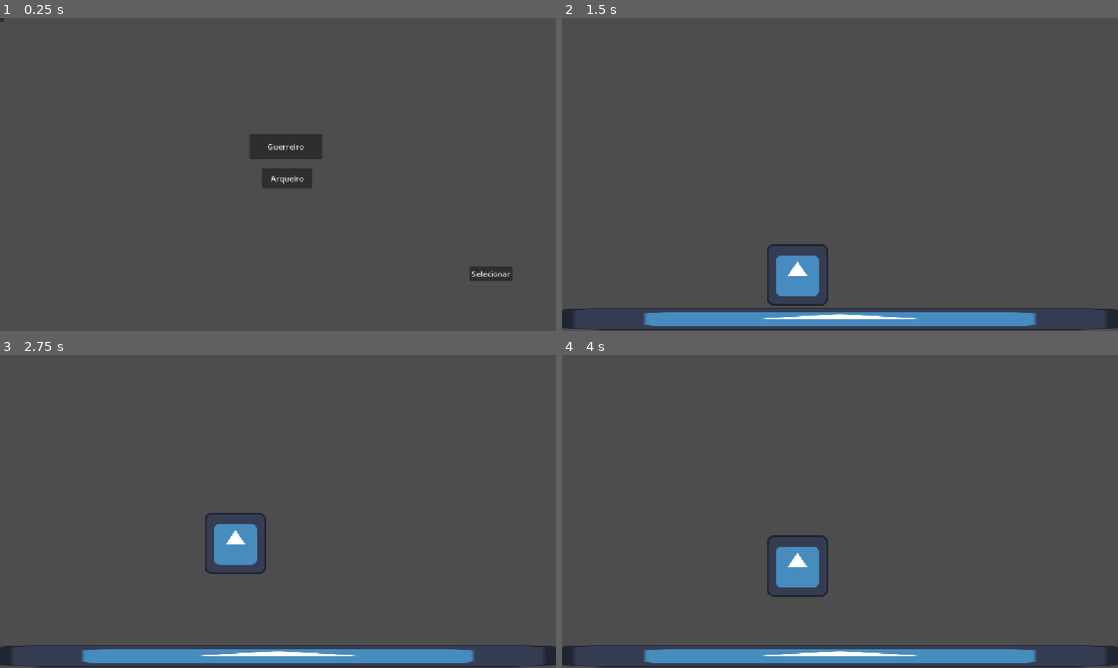
Above: before the commit, frames 1-4 (two rows, left to right).
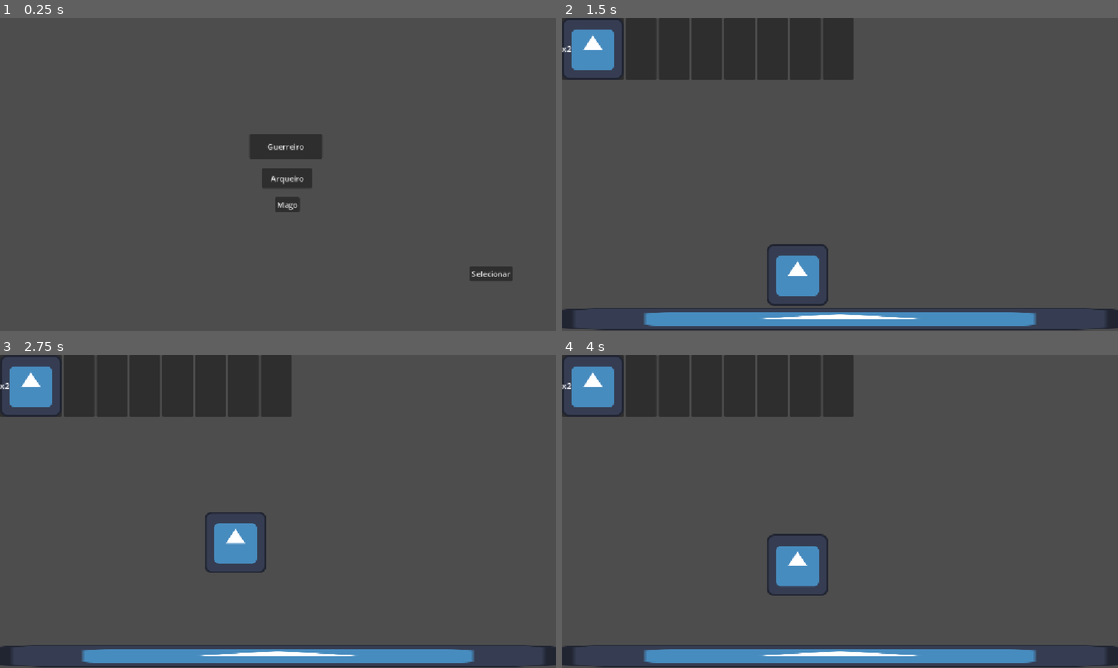
Above: after the commit, the same moments.

Repository: Braian-jm/O-mundo-magico
Game: Godot game, scene res://Player/class_select.tscn
Same seed, same stepped clock (60 frames per second), same inputs: the game is played once before the commit and once after it. The engine's default icon, where the game draws it, is replaced by a stand-in: a white triangle on a blue panel in a dark square.
Inputs:
- Up to frame 1 (0.25 s): no input
- Up to frame 2 (1.5 s): click "Guerreiro" at 0.5 s; click "Selecionar" at 1.25 s
- Up to frame 3 (2.75 s): tap Enter (ui_accept) at 2, 2.27 s; tap A (A) at 2.1 s; tap D (D) at 2.3 s
- Up to frame 4 (4 s): tap D (D) at 2.85, 3.8 s; tap Enter (ui_accept) at 3.02 s; tap A (A) at 3.05, 3.6 s

The runs differ from the first frame. In frame 1, 0.2% of the frame differs, in the area x 0-54%, y 0-62%; in frame 2, 8.8%; in frame 3, 9.0%; in frame 4, 9.1%, in the area x 0-53%, y 0-78%.
Error before the commit: Invalid access to property or key 'max_health' on a base object of type 'Nil'. (res://Player/player.gd:22)

Commit message:
Segundo commit

Diff:
--- /dev/null
+++ b/HUD/hotbar.gd
@@ -0,0 +1,33 @@
+extends Control
+
+# preload carrega a cena do slot em tempo de compilação (uma vez só),
+# pra podermos instanciar (criar cópias) dela quantas vezes quisermos depois.
+const SlotCena = preload("res://HUD/slot.tscn") # ajuste o caminho conforme onde você salvou
+
+@onready var slots_container: HBoxContainer = $SlotsContainer
+
+# Array pra guardar as referências dos slots visuais já criados.
+var slots_visuais: Array = []
+
+func _ready() -> void:
+	criar_slots_visuais()
+
+	# Conecta nossa função "atualizar_visual" ao sinal do Inventario.
+	# Isso significa: toda vez que Inventario.inventario_alterado.emit() rodar,
+	# a função atualizar_visual() abaixo é chamada automaticamente.
+	Inventario.inventario_alterado.connect(atualizar_visual)
+
+	atualizar_visual() # desenha o estado inicial (provavelmente tudo vazio)
+
+func criar_slots_visuais() -> void:
+	for i in range(Inventario.NUMERO_DE_SLOTS):
+		var novo_slot = SlotCena.instantiate() # cria uma cópia da cena slot.tscn
+		slots_container.add_child(novo_slot) # adiciona como filho do HBoxContainer
+		slots_visuais.append(novo_slot)
+
+func atualizar_visual() -> void:
+	for i in range(slots_visuais.size()):
+		if i < Inventario.slots.size() and not Inventario.slots[i].is_empty():
+			slots_visuais[i].definir_item(Inventario.slots[i])
+		else:
+			slots_visuais[i].limpar()
--- /dev/null
+++ b/HUD/hotbar.tscn
@@ -0,0 +1,16 @@
+[gd_scene format=3 uid="uid://bprscp3aujbxo"]
+
+[ext_resource type="Script" uid="uid://c44dhihorhq00" path="res://HUD/hotbar.gd" id="1_r24te"]
+
+[node name="hotbar" type="Control" unique_id=1141191427]
+layout_mode = 3
+anchors_preset = 10
+anchor_right = 1.0
+grow_horizontal = 2
+size_flags_vertical = 0
+script = ExtResource("1_r24te")
+
+[node name="SlotsContainer" type="HBoxContainer" parent="." unique_id=2063607017]
+layout_mode = 0
+offset_right = 40.0
+offset_bottom = 40.0
--- /dev/null
+++ b/HUD/inventario.gd
@@ -0,0 +1,51 @@
+extends Node
+
+# Quantos slots a hotbar tem. Ajuste esse número como quiser.
+const NUMERO_DE_SLOTS = 8
+
+# Array de Dictionaries. Cada posição representa um slot.
+# Um slot vazio é representado por um Dictionary vazio {}.
+var slots: Array = []
+
+func _ready() -> void:
+	# Preenche o array com slots vazios na inicialização do jogo.
+	for i in range(NUMERO_DE_SLOTS):
+		slots.append({})
+
+	# "emit_signal" ou o "emit" abaixo avisa qualquer interessado (a UI, por exemplo)
+	# que o inventário mudou, sem o Inventario precisar saber quem está ouvindo.
+	# Isso é chamado de "signal" (sinal) — um jeito de comunicação desacoplada no Godot.
+
+# Sinal customizado: outros scripts podem "escutar" quando o inventário muda.
+signal inventario_alterado
+
+func adicionar_item(item: Dictionary) -> bool:
+	# Primeiro, tenta empilhar em um slot que já tem o mesmo item (stack).
+	for i in range(slots.size()):
+		if not slots[i].is_empty() and slots[i].get("nome") == item.get("nome"):
+			slots[i]["quantidade"] += item.get("quantidade", 1)
+			inventario_alterado.emit()
+			return true
+
+	# Se não achou pra empilhar, procura um slot vazio.
+	for i in range(slots.size()):
+		if slots[i].is_empty():
+			slots[i] = item.duplicate() # duplicate() evita que dois slots referenciem o mesmo Dictionary
+			inventario_alterado.emit()
+			return true
+
+	# Não tinha espaço nenhum.
+	print("Inventário cheio!")
+	return false
+
+func remover_item(index: int, quantidade: int = 1) -> void:
+	if index < 0 or index >= slots.size():
+		return
+	if slots[index].is_empty():
+		return
+
+	slots[index]["quantidade"] -= quantidade
+	if slots[index]["quantidade"] <= 0:
+		slots[index] = {} # esvazia o slot
+
+	inventario_alterado.emit()
--- /dev/null
+++ b/HUD/slot.tscn
@@ -0,0 +1,14 @@
+[gd_scene format=3 uid="uid://ckl0nsc1pv8sk"]
+
+[ext_resource type="Script" uid="uid://couu6kejwqkwi" path="res://HUD/slot_inventario.gd" id="1_c24ra"]
+
+[node name="slot" type="PanelContainer" unique_id=1376219901]
+custom_minimum_size = Vector2(64, 64)
+script = ExtResource("1_c24ra")
+
+[node name="icone" type="TextureRect" parent="." unique_id=1032880099]
+layout_mode = 2
+stretch_mode = 5
+
+[node name="amount" type="Label" parent="." unique_id=1059036566]
+layout_mode = 2
--- /dev/null
+++ b/HUD/slot_inventario.gd
@@ -0,0 +1,32 @@
+extends PanelContainer
+
+# @onready busca o nó assim que esse Slot entra na árvore de cena.
+# O caminho "$Icone" significa "meu filho direto chamado Icone".
+@onready var icone: TextureRect = $icone
+@onready var quantidade_label: Label = $amount
+
+# Guarda os dados do item que este slot está mostrando atualmente.
+# Um Dictionary vazio {} representa "slot vazio".
+var item_atual: Dictionary = {}
+
+func definir_item(item: Dictionary) -> void:
+	item_atual = item
+	# "textura" e "quantidade" são chaves que vamos definir no Dictionary do item.
+	icone.texture = item.get("textura", null)
+	var qtd = item.get("quantidade", 1)
+
+	# Só mostra o número se for maior que 1 (item único não precisa de "x1")
+	if qtd > 1:
+		quantidade_label.text = "x" + str(qtd)
+		quantidade_label.visible = true
+	else:
+		quantidade_label.visible = false
+
+	# Deixa o slot visível (caso estivesse "apagado" de um limpar() anterior)
+	icone.visible = true
+
+func limpar() -> void:
+	item_atual = {}
+	icone.texture = null
+	icone.visible = false
+	quantidade_label.visible = false
--- a/Mundo/mundo_teste.tscn
+++ b/Mundo/mundo_teste.tscn
@@ -2,6 +2,7 @@
 
 [ext_resource type="PackedScene" uid="uid://bsmbvnqayioel" path="res://Player/player.tscn" id="1_6umjo"]
 [ext_resource type="Texture2D" uid="uid://cxmf8ru6n1y7x" path="res://icon.svg" id="2_ejjm0"]
+[ext_resource type="PackedScene" uid="uid://bprscp3aujbxo" path="res://HUD/hotbar.tscn" id="3_ejjm0"]
 
 [sub_resource type="RectangleShape2D" id="RectangleShape2D_bhunq"]
 size = Vector2(1166, 51)
@@ -23,7 +24,11 @@
 position = Vector2(-7, 8.5)
 shape = SubResource("RectangleShape2D_bhunq")
 
-[node name="hud" type="Control" parent="." unique_id=1291239765]
+[node name="CanvasLayer" type="CanvasLayer" parent="." unique_id=1442142460]
+
+[node name="hotbar" parent="CanvasLayer" unique_id=1141191427 instance=ExtResource("3_ejjm0")]
+
+[node name="hud" type="Control" parent="CanvasLayer" unique_id=1291239765]
 layout_mode = 3
 anchors_preset = 0
 offset_right = 40.0
--- a/Player/class_select.gd
+++ b/Player/class_select.gd
@@ -6,17 +6,17 @@
 
 
 
-func _on_button_pressed(bt) -> void:
+func _on_button_pressed() -> void:
 	classe_escolhendo = Classes.guerreiro()
 
 func _on_arqueiro_pressed() -> void:
 	classe_escolhendo = Classes.arqueiro()
 
 func _on_select_pressed() -> void:
+	if classe_escolhendo == null:
+		return
 	Classes.selected_class = classe_escolhendo
 	get_tree().change_scene_to_file("res://Mundo/mundo_teste.tscn")
 
-
-
 func _on_mago_pressed() -> void:
 	classe_escolhendo = Classes.mago()
--- a/Player/class_select.tscn
+++ b/Player/class_select.tscn
@@ -24,8 +24,6 @@
 offset_bottom = 9.471985
 grow_horizontal = 2
 grow_vertical = 2
-theme_override_colors/icon_pressed_color = Color(1, 1, 0.24313726, 1)
-theme_override_colors/icon_hover_color = Color(1, 0.15686275, 1, 1)
 text = "Guerreiro"
 
 [node name="arqueiro" type="Button" parent="." unique_id=1991485775]
@@ -56,9 +54,12 @@
 
 [node name="mago" type="Button" parent="." unique_id=1654240081]
 layout_mode = 0
-offset_right = 8.0
-offset_bottom = 8.0
+offset_left = 570.0
+offset_top = 371.0
+offset_right = 621.0
+offset_bottom = 402.0
 theme_override_colors/icon_pressed_color = Color(0.9764706, 0.84313726, 0, 1)
+text = "Mago"
 
 [connection signal="pressed" from="guerreiro" to="." method="_on_button_pressed"]
 [connection signal="pressed" from="arqueiro" to="." method="_on_arqueiro_pressed"]
--- a/Player/player.gd
+++ b/Player/player.gd
@@ -2,15 +2,27 @@
 @export var gravity:float;
 @export var SPEED = 200;
 var max_health;
+var vida_atual;
 var max_mana;
 var dano;
 var classe_atual:CharacterClass
 func _ready() -> void:
 	aplly_class(Classes.selected_class)
+	Inventario.adicionar_item({
+		"nome": "life_pot",
+		"quantidade": 2,
+		"textura": preload("res://icon.svg"),
+		"efeito": "curar",
+		"forca": 30
+	})
 func _input(event: InputEvent) -> void:
+	vida_atual = max_health
 	if Input.is_action_just_pressed("ui_accept") and is_on_floor():
 		velocity.y = -300;
 		print(velocity)
+	for i in range(8):
+		if Input.is_action_just_pressed("hotbar_" + str(i + 1)):
+			usar_item_da_hotbar(i)
 func _physics_process(delta: float) -> void:
 	var direcao = Input.get_axis("A","D");
 	velocity.x = direcao * SPEED
@@ -23,3 +35,18 @@
 	max_mana = data.max_mana
 	dano = data.strength
 	SPEED = data.speed
+	print(SPEED)
+func usar_item_da_hotbar(indice: int) -> void:
+	if indice < 0 or indice >= Inventario.slots.size():
+		return
+	var item = Inventario.slots[indice]
+	if item.is_empty():
+		return
+
+	usar_item(item) # faltava isso
+	Inventario.remover_item(indice, 1) # consome uma unidade do item (opcional, mas provavelmente você quer isso)
+func usar_item(item: Dictionary):
+	match item.get("efeito", ""):
+		"curar":
+			vida_atual += item.get("forca", 0)
+			print(vida_atual)
--- a/Player/player.tscn
+++ b/Player/player.tscn
@@ -15,5 +15,5 @@
 texture = ExtResource("2_btcbx")
 
 [node name="CollisionShape2D" type="CollisionShape2D" parent="." unique_id=1332938676]
-position = Vector2(0, -3)
+position = Vector2(0, -1)
 shape = SubResource("RectangleShape2D_bhunq")
--- a/project.godot
+++ b/project.godot
@@ -14,6 +14,10 @@
 run/main_scene="uid://c4xaygh362qks"
 config/features=PackedStringArray("4.7", "Forward Plus")
 config/icon="res://icon.svg"
+
+[autoload]
+
+Inventario="*uid://dqmy0fp58rj8h"
 
 [display]
 
@@ -32,6 +36,46 @@
 "events": [Object(InputEventKey,"resource_local_to_scene":false,"resource_name":"","device":16,"window_id":0,"alt_press …(190 unchanged characters)…
 ]
 }
+hotbar_1={
+"deadzone": 0.2,
+"events": [Object(InputEventKey,"resource_local_to_scene":false,"resource_name":"","device":16,"window_id":0,"alt_pressed":false,"shift_pressed":false,"ctrl_pressed":false,"meta_pressed":false,"pressed":false,"keycode":0,"physical_keycode":49,"key_label":0,"unicode":0,"location":0,"echo":false,"script":null)
+]
+}
+hotbar_2={
+"deadzone": 0.2,
+"events": [Object(InputEventKey,"resource_local_to_scene":false,"resource_name":"","device":-1,"window_id":0,"alt_pressed":false,"shift_pressed":false,"ctrl_pressed":false,"meta_pressed":false,"pressed":false,"keycode":0,"physical_keycode":50,"key_label":0,"unicode":50,"location":0,"echo":false,"script":null)
+]
+}
+hotbar_3={
+"deadzone": 0.2,
+"events": [Object(InputEventKey,"resource_local_to_scene":false,"resource_name":"","device":-1,"window_id":0,"alt_pressed":false,"shift_pressed":false,"ctrl_pressed":false,"meta_pressed":false,"pressed":false,"keycode":0,"physical_keycode":51,"key_label":0,"unicode":51,"location":0,"echo":false,"script":null)
+]
+}
+hotbar_4={
+"deadzone": 0.2,
+"events": [Object(InputEventKey,"resource_local_to_scene":false,"resource_name":"","device":-1,"window_id":0,"alt_pressed":false,"shift_pressed":false,"ctrl_pressed":false,"meta_pressed":false,"pressed":false,"keycode":0,"physical_keycode":52,"key_label":0,"unicode":52,"location":0,"echo":false,"script":null)
+]
+}
+hotbar_5={
+"deadzone": 0.2,
+"events": [Object(InputEventKey,"resource_local_to_scene":false,"resource_name":"","device":-1,"window_id":0,"alt_pressed":false,"shift_pressed":false,"ctrl_pressed":false,"meta_pressed":false,"pressed":false,"keycode":0,"physical_keycode":53,"key_label":0,"unicode":53,"location":0,"echo":false,"script":null)
+]
+}
+hotbar_6={
+"deadzone": 0.2,
+"events": [Object(InputEventKey,"resource_local_to_scene":false,"resource_name":"","device":-1,"window_id":0,"alt_pressed":false,"shift_pressed":false,"ctrl_pressed":false,"meta_pressed":false,"pressed":false,"keycode":0,"physical_keycode":54,"key_label":0,"unicode":54,"location":0,"echo":false,"script":null)
+]
+}
+hotbar_7={
+"deadzone": 0.2,
+"events": [Object(InputEventKey,"resource_local_to_scene":false,"resource_name":"","device":-1,"window_id":0,"alt_pressed":false,"shift_pressed":false,"ctrl_pressed":false,"meta_pressed":false,"pressed":false,"keycode":0,"physical_keycode":55,"key_label":0,"unicode":55,"location":0,"echo":false,"script":null)
+]
+}
+hotbar_8={
+"deadzone": 0.2,
+"events": [Object(InputEventKey,"resource_local_to_scene":false,"resource_name":"","device":-1,"window_id":0,"alt_pressed":false,"shift_pressed":false,"ctrl_pressed":false,"meta_pressed":false,"pressed":false,"keycode":0,"physical_keycode":56,"key_label":0,"unicode":56,"location":0,"echo":false,"script":null)
+]
+}
 
 [physics]
 
Not shown, added: HUD/hotbar.gd.uid
Not shown, added: HUD/inventario.gd.uid
Not shown, added: HUD/slot_inventario.gd.uid
Renamed: character_class.gd -> Player/character_class.gd
Renamed: character_class.gd.uid -> Player/character_class.gd.uid
Renamed: classes.gd -> Player/classes.gd
Renamed: classes.gd.uid -> Player/classes.gd.uid
